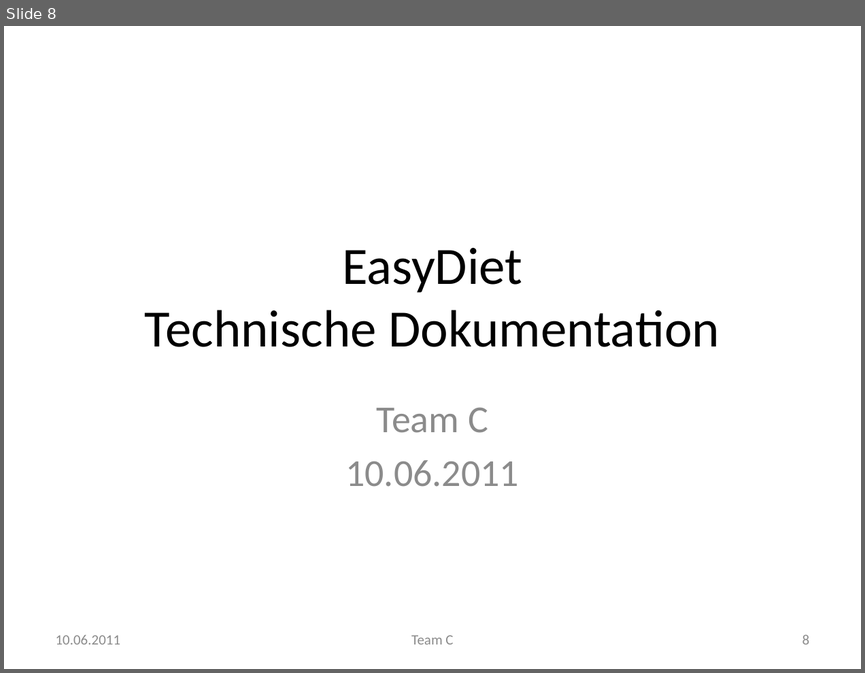
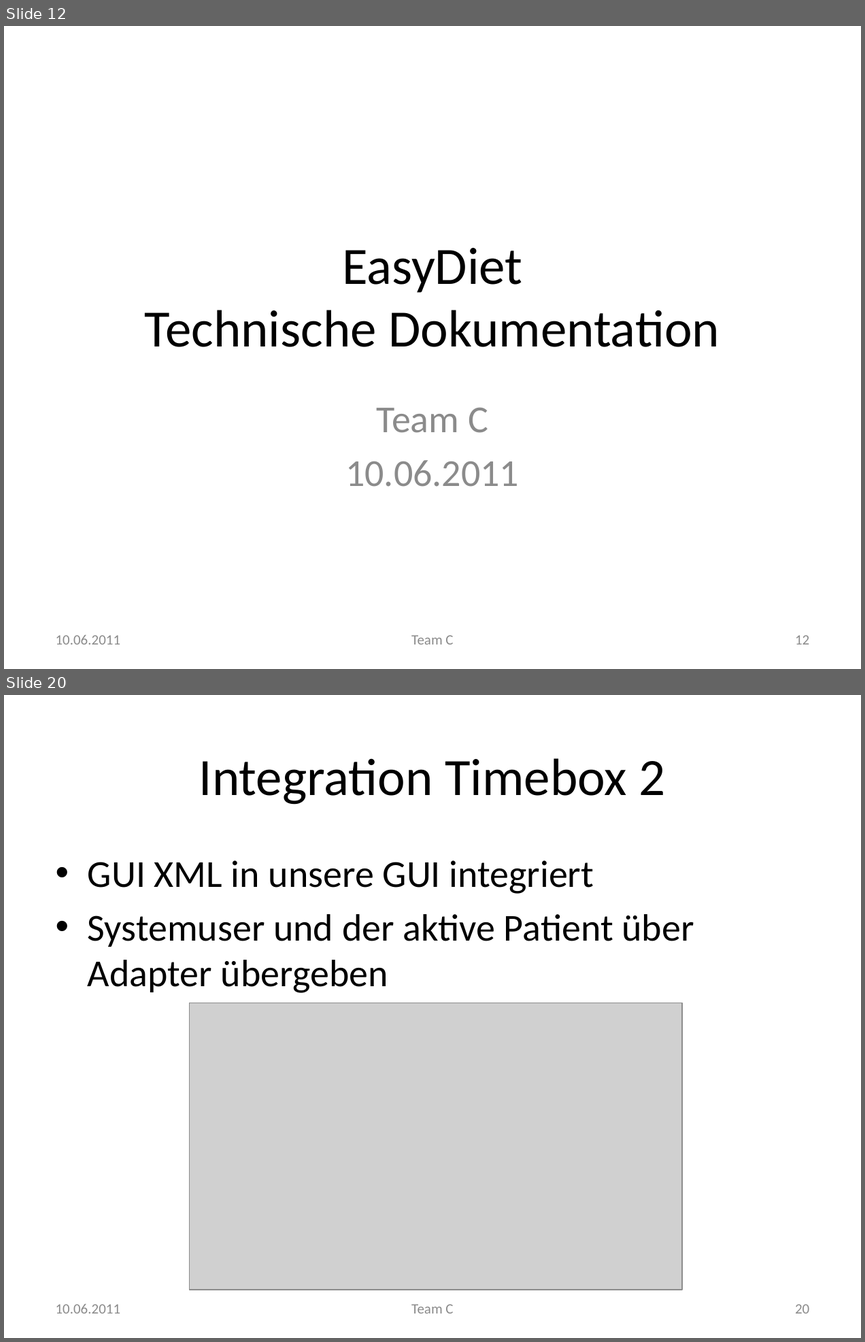
Before and after one commit to manuelTscholl/easydiet-team-c, a slide deck: doc/Abschluss/EasyDiet.pptx. Shown one above the other, each under a label of ours: slide 8 before the commit, slides 12 and 20 after it; the slides between them are not shown. The pictures are 865x673 and 865x1342 pixels, drawn with LibreOffice and Linux fonts; fonts in the diff are those of the drawing; grey boxes stand for pictures. Boxes give left, top, right and bottom in pixels: in the first picture for what was removed or moved away, otherwise in the second. Text is boxed around its words. In the diff, an @@ line names an element or a change of style, - is before the commit and + after.

```diff
--- a/doc/Abschluss/EasyDiet.pptx
+++ b/doc/Abschluss/EasyDiet.pptx
@@ slide 20 added at [4,695,861,1338], background #FFFFFF @@
@@ title added at [199,758,665,804], 44 pt, text #000000 @@
+Integration Timebox 2
@@ text added at [88,860,694,993], 32 pt, text #000000 @@
+• GUI XML in unsere GUI integriert
+• Systemuser und der aktive Patient über Adapter übergeben
@@ picture added at [190,1002,683,1289] @@
@@ text added at [56,1304,121,1313], 12 pt, text #8C8C8C @@
+10.06.2011
@@ text added at [411,1304,453,1313], 12 pt, text #8C8C8C @@
+Team C
@@ page number added at [795,1304,809,1313], 12 pt, text #8C8C8C @@
+20
@@ what was slide 8 is now slide 12 @@
@@ page number at [795,635,809,644]: text changed @@
-8
+12
```
Also in this commit, not shown: 12 slides changed, 10 other slides added, 3 other files.
